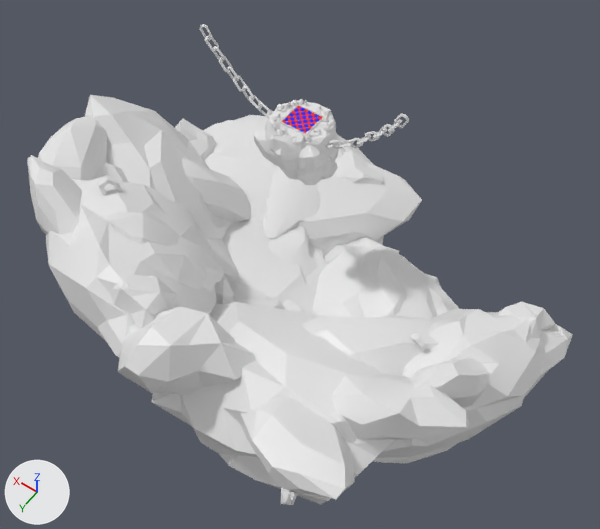
What one commit did to the FBX model GameJamJaar2/Assets/Models/Environment1.fbx.
Camera for both pictures: a 50 mm camera at (-339.0, 478.0, 530.0) aimed at (-42.0, 62.0, -123.0). Arrows for +X, +Y and +Z are at lower left; the lights stay in place. Where no turn or scale is listed for an object, it has been applied to the vertices.

In view in the first picture: 'Platform.002', 'Platform.003', 'Platform.004', 'Platform.005', 'Platform.006', 'Platform.007', 'Platform.008', 'Rock2.012', 'Rock2.015', 'Rock3.027', 'Rock3.028', 'Rock3.030'.
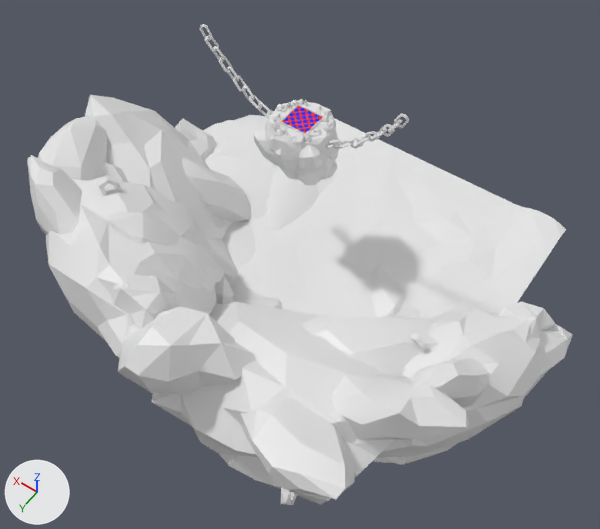
Changed parts and their boxes [x1, y1, x2, y2] in the pictures (600 x 529 px):
```json
{"object": "Plane", "change": "added", "after": [228, 118, 566, 465]}
{"object": "Platform.007", "change": "unchanged, covered by the edit", "before": [313, 237, 459, 319], "after": [396, 300, 422, 317]}
{"object": "Platform.002", "change": "unchanged, covered by the edit", "before": [223, 220, 328, 315], "after": [223, 220, 256, 269]}
{"object": "Rock3.011", "change": "unchanged, covered by the edit", "before": [268, 226, 318, 279]}
```

Edits to the scene script, one JSON object a line:
```json
{"op": "add", "block": "me_plane", "code": ["me_plane = bpy.data.meshes.new('Plane')", "me_plane.from_pydata(...)  # 81 vertices, 124 faces; spans x -208.0..154.0, y -192.0..154.0, z -1.0..7.0"]}
{"op": "add", "block": "ob_plane", "code": ["ob_plane = bpy.data.objects.new('Plane', me_plane)", "ob_plane.location = (-24.0, 15.0, -168.0)"]}
```
